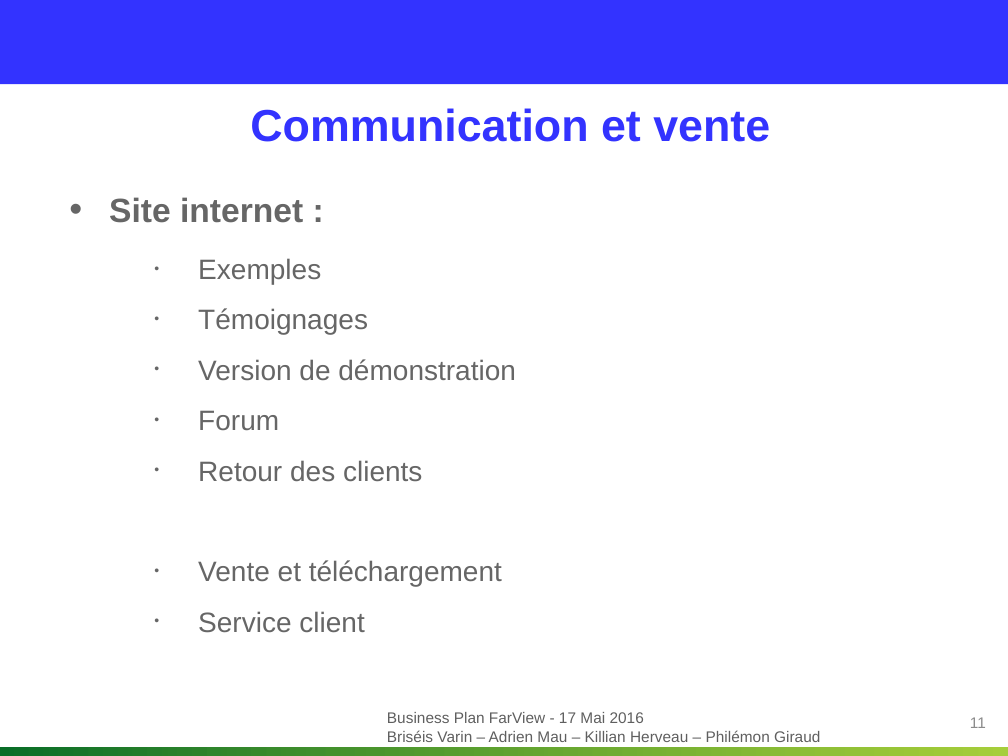
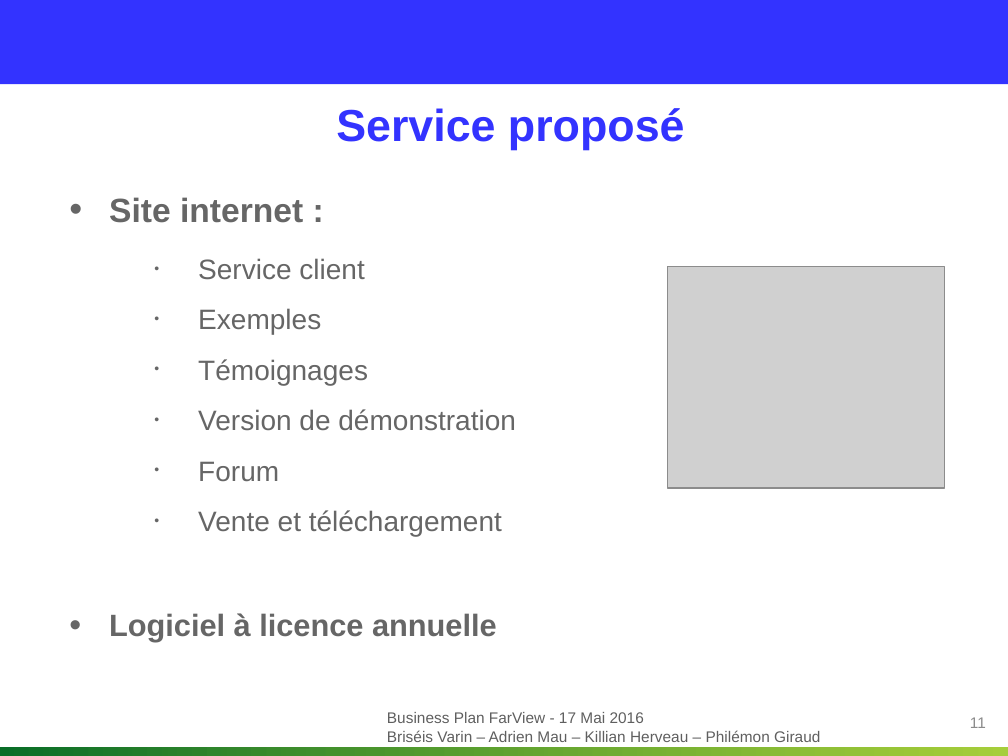
Before and after one commit to Killian-Herveau/PIMS, a slide deck: slide 11 of OppAffaire/Présentation orale/Présentation.pptx. Drawn at 1008x756 pixels with LibreOffice and Linux fonts; fonts in the diff are those of the drawing; grey boxes stand for pictures; background and template pictures are left out. Boxes give left, top, right and bottom in pixels: in the first picture for what was removed or moved away, otherwise in the second. Text is boxed around its words. In the diff, an @@ line names an element or a change of style, - is before the commit and + after.

```diff
--- a/OppAffaire/Présentation orale/Présentation.pptx
+++ b/OppAffaire/Présentation orale/Présentation.pptx
@@ title at (336,108,685,150): text changed @@
-Communication et vente
+Service proposé
@@ text at (198,258,364,280): paragraph added @@
+  • Service client
@@ picture added at (668,267,944,488) @@
@@ text at (198,460,422,482): paragraph removed @@
-  • Retour des clients
@@ text at (109,613,497,642): text changed; size 20 to 22 pt; bold on @@
-  • Service client
+• Logiciel à licence annuelle
```
Also in this commit, not shown: 8 other slides changed, 1 other file.
